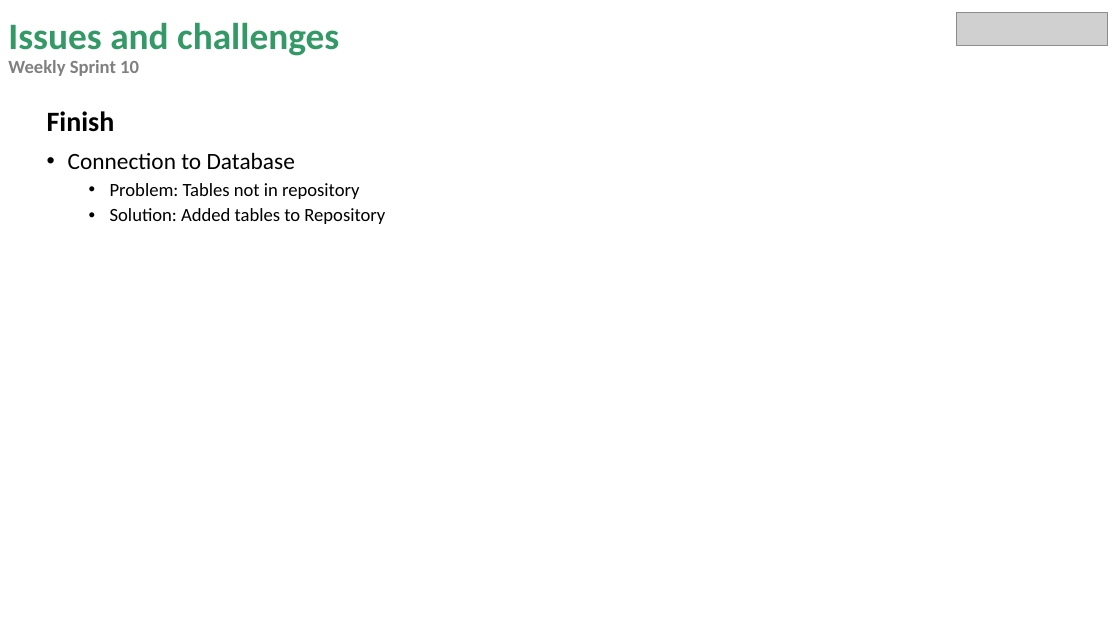
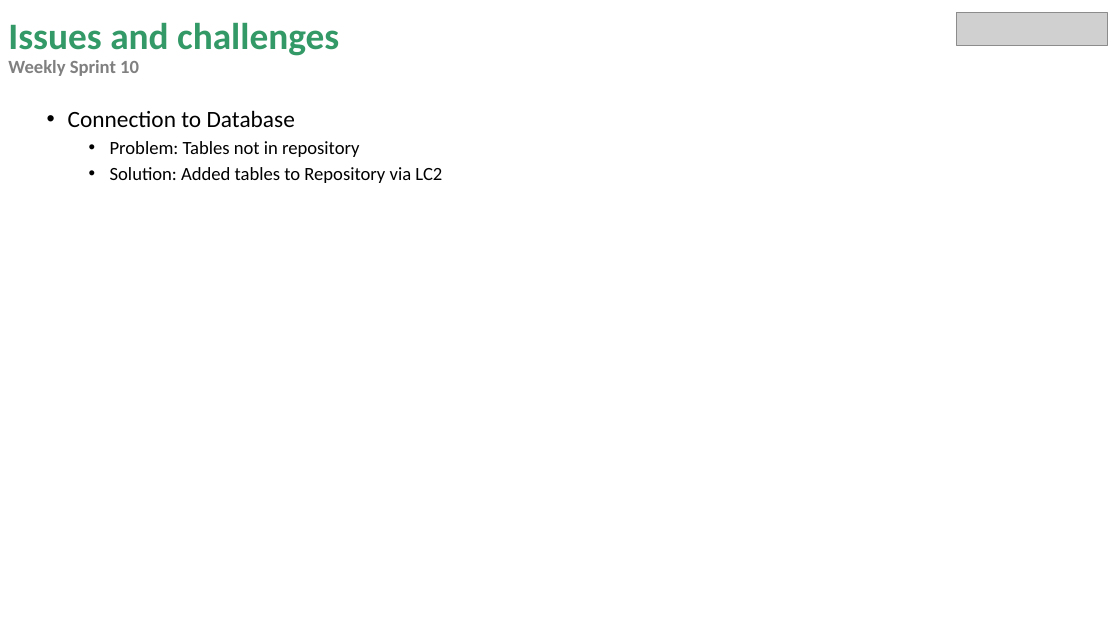
Before and after one commit to miguelrk/tum-mw-bachelorarbeit, a slide deck: slide 9 of 3 Entwicklungsphase/weekly_meeting_10.pptx. Drawn at 1120x630 pixels with LibreOffice and Linux fonts; fonts in the diff are those of the drawing; grey boxes stand for pictures. Boxes give left, top, right and bottom in pixels: in the first picture for what was removed or moved away, otherwise in the second. Text is boxed around its words. In the diff, an @@ line names an element or a change of style, - is before the commit and + after.

```diff
--- a/3 Entwicklungsphase/weekly_meeting_10.pptx
+++ b/3 Entwicklungsphase/weekly_meeting_10.pptx
@@ text at (47, 111, 115, 132): paragraph removed @@
-Finish
@@ text at (110, 167, 442, 183): text changed @@
-  • Solution: Added tables to Repository
+  • Solution: Added tables to Repository via LC2
```
Also in this commit, not shown: 1 other slide changed, 16 other files.
